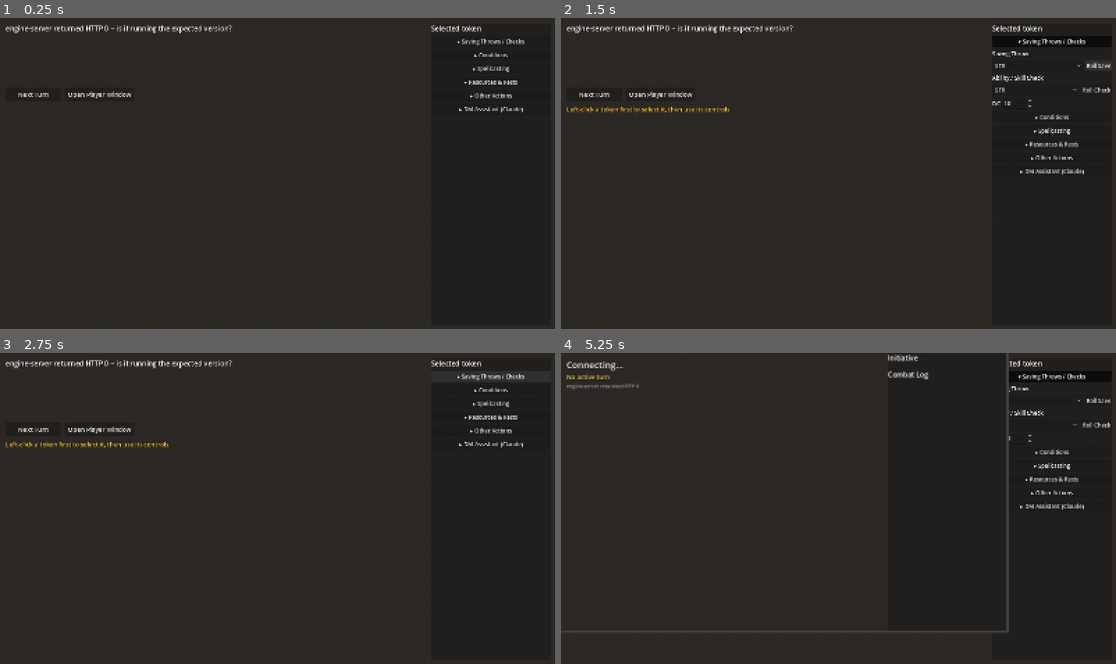
Above: before the commit, frames 1-4 (two rows, left to right).
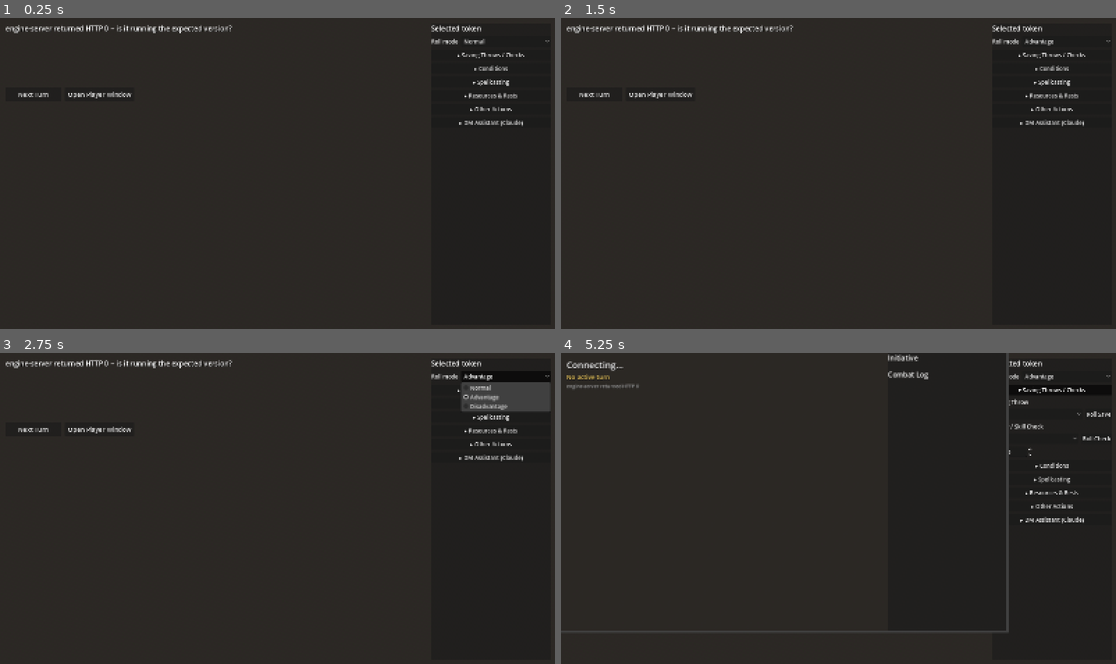
Above: after the commit, the same moments.

Repository: rmcneill2828-art/Campaign-OS-3D
Game: Godot game, scene res://scenes/Main.tscn
Two runs of this game, one before a commit and one after it. Both use one fixed random seed, a clock stepped at 60 frames per second and the inputs below.
Inputs (mouse positions are in pixels of both pictures, inside the frame that each line leads up to):
- Up to frame 1 (0.25 s): no input
- Up to frame 2 (1.5 s): click (1066, 42) at 0.5 s, where only the run after the commit has a clickable "Normal"; click (1099, 64) at 1.25 s, where only the run before the commit has a clickable "Roll Save"
- Up to frame 3 (2.75 s): click (505, 377) at 2 s, where only the run after the commit has a clickable "Advantage"
- Up to frame 4 (5.25 s): click "Next Turn" at 2.75 s; click "Next Turn" at 3.5 s; click "Open Player Window" at 4.25 s; click "▸ Saving Throws / Checks" at 5 s

The runs differ from the first frame. In frame 1, 0.8% of the frame differs, in the area x 77-99%, y 6-35%; in frame 2, 1.8%; in frame 3, 2.7%, in the area x 1-100%, y 5-35%; in frame 4, 1.2%.

Commit message:
Add Advantage/Disadvantage support end to end (engine + DM bridge + 3D UI)
First item from the 2D-vs-3D feature parity audit. Bigger than expected:
attack()/castSpell() already accepted options.advantage/disadvantage
server-side, but rollSavingThrow()/rollAbilityCheck() didn't accept them
at all -- only ever auto-applying disadvantage from specific conditions
(exhaustion, Restrained, Poisoned). A DM declaring "advantage from Bless"
on a save had no way to express that in either the 3D UI or the Claude DM
Assistant, since the shared action vocabulary had no such field either.

Engine fix: rollSavingThrow/rollAbilityCheck now take an options param,
combined with automatic condition-based disadvantage using attack()'s own
established convention (explicit + automatic on the same side both just
count as one; explicit advantage + disadvantage together cancel to a
normal roll). Applied to both Campaign-OS and Campaign-OS-3D (separate
repos) to keep engine/encounter.js and engine/dmBridge.js byte-identical
-- confirmed with diff. dm-bridge/watch.js's system prompt updated in both
repos too, so the Claude DM Assistant can now request advantage/
disadvantage on a save/check for a genuinely situational reason.

3D UI: one shared "Roll mode" dropdown (Normal/Advantage/Disadvantage)
near the top of the selected-token panel, applying to whichever roll comes
next -- attack (right-click), saving throw, ability check, or a spell's
attack roll -- rather than duplicating the control across every section.
Deliberately not wired into cast_area_spell (resolves as one save per
target, no single "advantage" applies to the whole blast).

2 new integration tests in engine-server/tests/server.test.js confirming
the field reaches the engine through the real POST /action path (22/22
passing). Corresponding engine-level unit tests added to Campaign-OS's own
tests/encounter.test.js (separate commit there, 366/366 passing).

Co-Authored-By: Claude Sonnet 5 <noreply@anthropic.com>

Diff:
--- a/godot/scenes/Main.tscn
+++ b/godot/scenes/Main.tscn
@@ -124,6 +124,25 @@
 theme_override_font_sizes/font_size = 20
 text = "Selected token"
 
+[node name="RollModeRow" type="HBoxContainer" parent="HUD/TokenActionsPanel/TokenActionsScroll/TokenActionsList"]
+theme_override_constants/separation = 8
+
+[node name="RollModeLabel" type="Label" parent="HUD/TokenActionsPanel/TokenActionsScroll/TokenActionsList/RollModeRow"]
+theme_override_font_sizes/font_size = 16
+text = "Roll mode"
+
+[node name="RollModeOption" type="OptionButton" parent="HUD/TokenActionsPanel/TokenActionsScroll/TokenActionsList/RollModeRow"]
+custom_minimum_size = Vector2(160, 0)
+size_flags_horizontal = 3
+item_count = 3
+selected = 0
+popup/item_0/text = "Normal"
+popup/item_0/id = 0
+popup/item_1/text = "Advantage"
+popup/item_1/id = 1
+popup/item_2/text = "Disadvantage"
+popup/item_2/id = 2
+
 [node name="ChecksHeaderButton" type="Button" parent="HUD/TokenActionsPanel/TokenActionsScroll/TokenActionsList"]
 toggle_mode = true
 text = "▸ Saving Throws / Checks"
--- a/godot/scripts/Main.gd
+++ b/godot/scripts/Main.gd
@@ -74,6 +74,17 @@
 @onready var _hint_timer: Timer = $HUD/HintTimer
 @onready var _next_turn_button: Button = $HUD/NextTurnButton
 @onready var _open_player_window_button: Button = $HUD/OpenPlayerWindowButton
+
+## Applies to whichever roll comes next for the selected token -- attack (right-click),
+## saving throw, ability check, or a spell's own attack roll -- rather than a separate
+## advantage/disadvantage control duplicated in each of those sections. Matches how a real
+## table actually talks about it ("this attack has advantage") as one standing declaration,
+## not a per-button-press setting; the DM resets it back to Normal themselves once whatever
+## granted it stops applying (this client has no way to know that on its own). Deliberately
+## NOT wired into cast_area_spell -- area spells resolve as saving throws per target, and
+## rollSavingThrow's own advantage/disadvantage support is for a single declared target's
+## save, not "everyone in the blast," which castAreaSpell doesn't expose per-target anyway.
+@onready var _roll_mode_option: OptionButton = $HUD/TokenActionsPanel/TokenActionsScroll/TokenActionsList/RollModeRow/RollModeOption
 
 @onready var _checks_header: Button = $HUD/TokenActionsPanel/TokenActionsScroll/TokenActionsList/ChecksHeaderButton
 @onready var _checks_body: VBoxContainer = $HUD/TokenActionsPanel/TokenActionsScroll/TokenActionsList/ChecksBody
@@ -443,12 +454,12 @@
 	if not _require_selected_token():
 		return
 	var ability: String = _save_ability_option.get_item_text(_save_ability_option.selected)
-	_send_action({
+	_send_action(_apply_roll_mode({
 		"type": "saving_throw",
 		"target": _tokens[_selected_token_id].token_name,
 		"ability": ability,
 		"dc": int(_dc_input.value)
-	})
+	}))
 
 ## ability_check's `skill` accepts either a bare ability key or a named skill
 ## interchangeably (rollAbilityCheck resolves either) -- the same one
@@ -457,12 +468,12 @@
 	if not _require_selected_token():
 		return
 	var skill: String = _check_skill_option.get_item_text(_check_skill_option.selected)
-	_send_action({
+	_send_action(_apply_roll_mode({
 		"type": "ability_check",
 		"target": _tokens[_selected_token_id].token_name,
 		"skill": skill,
 		"dc": int(_dc_input.value)
-	})
+	}))
 
 ## cast_spell handles everything server-side: spends the caster's slot at
 ## `level` (0 = cantrip, never consumes one), and -- only when a target is
@@ -494,7 +505,7 @@
 		var damage_type := _spell_damage_type_option.get_item_text(_spell_damage_type_option.selected)
 		if damage_type != DAMAGE_TYPE_NONE:
 			action["damageType"] = damage_type
-	_send_action(action)
+	_send_action(_apply_roll_mode(action))
 
 ## cast_area_spell resolves a save-for-half effect (Fireball, Burning Hands)
 ## against every checked target in one call: one damage roll for the whole
@@ -723,6 +734,30 @@
 		return false
 	return true
 
+## RollModeOption's fixed item order (see Main.tscn) -- index, not id, since a plain
+## OptionButton's `selected` is an index into however items were added.
+const ROLL_MODE_NORMAL := 0
+const ROLL_MODE_ADVANTAGE := 1
+const ROLL_MODE_DISADVANTAGE := 2
+
+func _roll_mode_advantage() -> bool:
+	return _roll_mode_option.selected == ROLL_MODE_ADVANTAGE
+
+func _roll_mode_disadvantage() -> bool:
+	return _roll_mode_option.selected == ROLL_MODE_DISADVANTAGE
+
+## Merges the shared roll-mode selector's advantage/disadvantage into an action
+## dict already built by a caller -- only adds the keys when actually set, so
+## a Normal roll's action payload looks exactly like it did before this
+## control existed (no stray `"advantage": false` clutter for the server/log
+## to ignore).
+func _apply_roll_mode(action: Dictionary) -> Dictionary:
+	if _roll_mode_advantage():
+		action["advantage"] = true
+	if _roll_mode_disadvantage():
+		action["disadvantage"] = true
+	return action
+
 ## toggleCondition (see engine-server/engine/encounter.js) is a true flip --
 ## add if absent, remove if present -- matching a toggle button exactly.
 ## Godot flips the button's own pressed state immediately on click (before
@@ -800,7 +835,7 @@
 		return
 
 	var attacker_name: String = _tokens[_selected_token_id].token_name
-	_send_action({"type": "attack", "attacker": attacker_name, "target": target.token_name})
+	_send_action(_apply_roll_mode({"type": "attack", "attacker": attacker_name, "target": target.token_name}))
 
 func _select_token(token: Token) -> void:
 	if _tokens.has(_selected_token_id):
Not shown, changed: ROADMAP.md
Not shown, changed: dm-bridge/watch.js
Not shown, changed: engine-server/engine/dmBridge.js
Not shown, changed: engine-server/engine/encounter.js
Not shown, changed: engine-server/tests/server.test.js
